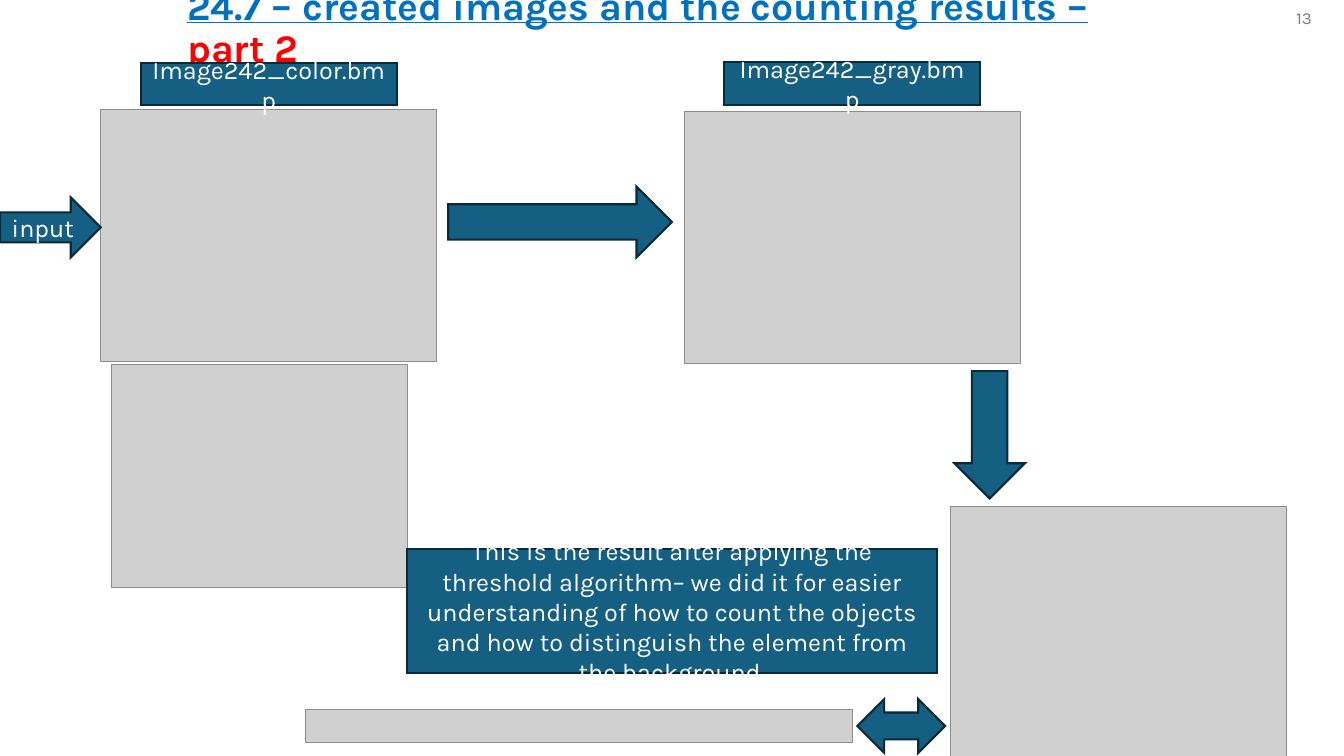
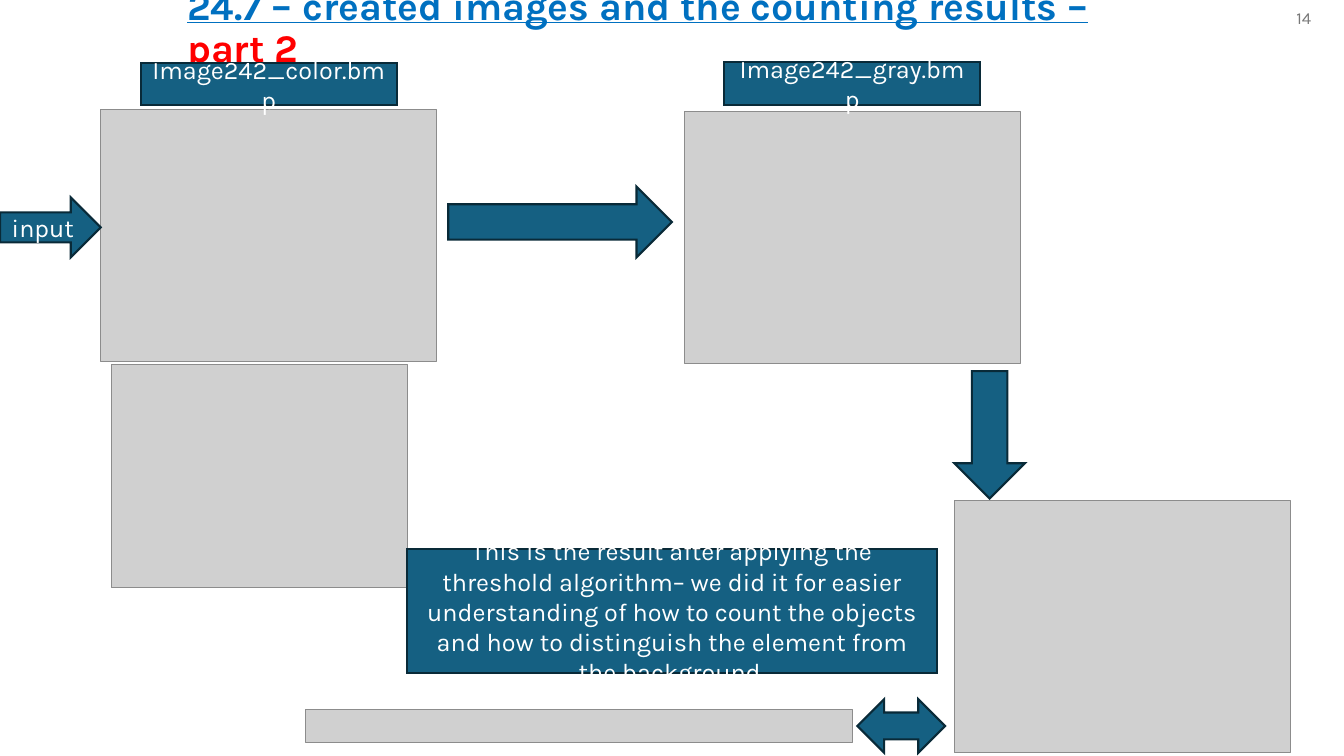
Before and after one commit to omripony/image-processing, a slide deck: slide 14 of labs/lab24- waiting for grade/version 1/1950-2210-7939-ImPr24-1.pptx (slide 13 before the commit). Drawn at 1344x756 pixels with LibreOffice and Linux fonts; fonts in the diff are those of the drawing; grey boxes stand for pictures. Boxes give left, top, right and bottom in pixels: in the first picture for what was removed or moved away, otherwise in the second. Text is boxed around its words. In the diff, an @@ line names an element or a change of style, - is before the commit and + after.

```diff
--- a/labs/lab24- waiting for grade/version 1/1950-2210-7939-ImPr24-1.pptx
+++ b/labs/lab24- waiting for grade/version 1/1950-2210-7939-ImPr24-1.pptx
@@ page number at (1296,13,1311,24): text changed @@
-13
+14
@@ picture: place and size @@
-picture at (951,506,1287,756)
+picture at (955,501,1291,753)
```
Also in this commit, not shown: 9 other slides changed, 3 slides added, 2 slides removed, 31 other files.
